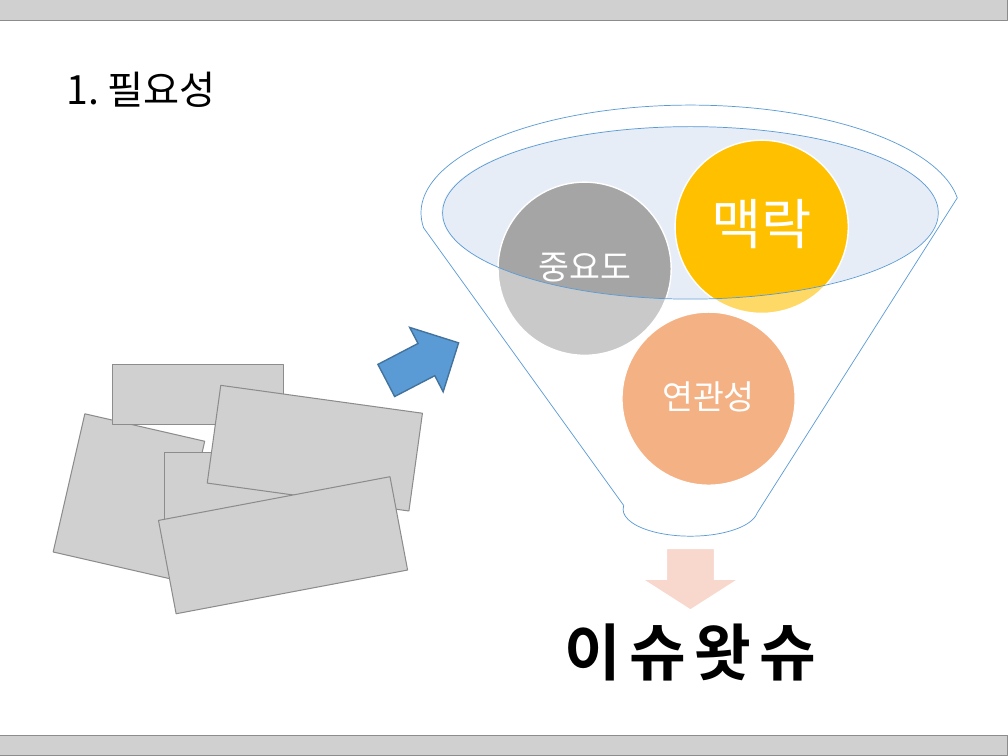
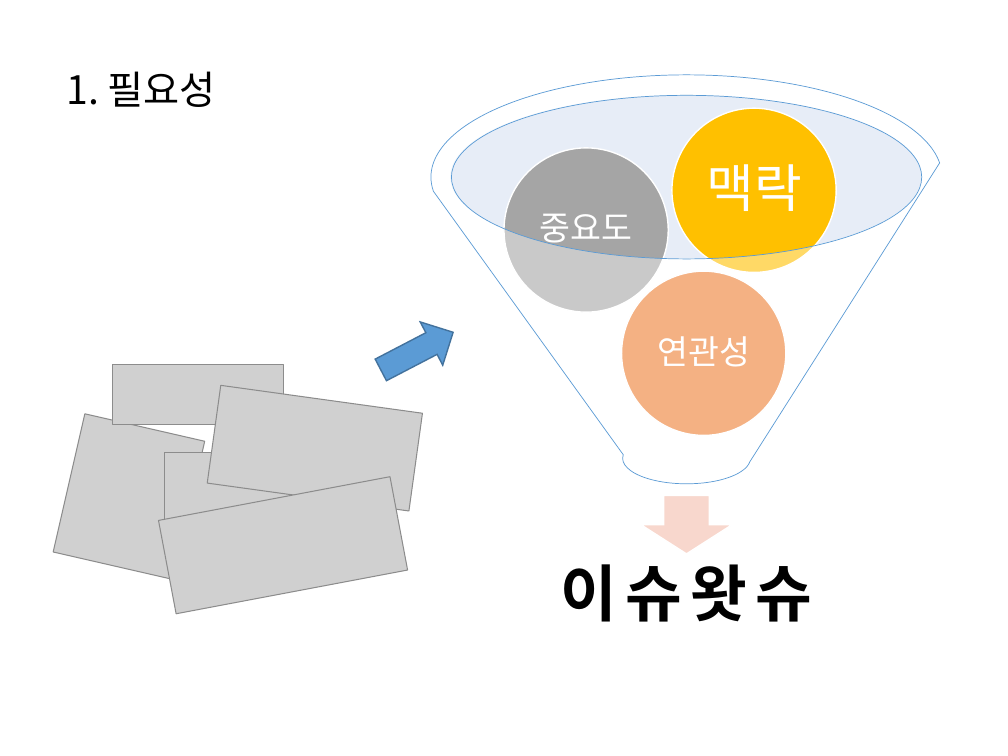
Before and after one commit to HaYongdae/issuewhatshow, a slide deck: slide 3 of doc/최종 PPT.pptx (slide 5 before the commit). Drawn at 1008x756 pixels with LibreOffice and Linux fonts; fonts in the diff are those of the drawing; grey boxes stand for pictures. Boxes give left, top, right and bottom in pixels: in the first picture for what was removed or moved away, otherwise in the second. Text is boxed around its words. In the diff, an @@ line names an element or a change of style, - is before the commit and + after.

```diff
--- a/doc/최종 PPT.pptx
+++ b/doc/최종 PPT.pptx
@@ picture removed at [0,0,1008,21] @@
@@ funnel: place and size @@
-funnel at [421,105,961,536]
+funnel at [431,75,942,484]
@@ ellipse: place and size @@
-ellipse at [442,126,938,298]
+ellipse at [451,95,921,258]
@@ ellipse: place and size @@
-ellipse at [675,140,849,313]
+ellipse at [672,108,837,272]
@@ ellipse: place and size @@
-ellipse at [498,182,671,356]
+ellipse at [504,148,668,312]
@@ text "맥락": place and size @@
-text "맥락" at [711,199,811,249]
+text "맥락" at [707,164,802,211]
@@ text "맥락" at [707,164,802,211]: size 39 to 37 pt @@
@@ text "중요도": place and size @@
-text "중요도" at [538,253,631,289]
+text "중요도" at [540,214,633,250]
@@ ellipse: place and size @@
-ellipse at [622,312,795,486]
+ellipse at [622,271,786,435]
@@ text "연관성": place and size @@
-text "연관성" at [662,381,755,412]
+text "연관성" at [657,336,750,367]
@@ right arrow: place and size @@
-right arrow at [370,311,476,413]
+right arrow at [369,310,464,391]
@@ down arrow: place and size @@
-down arrow at [642,548,738,610]
+down arrow at [641,496,733,554]
@@ text "이슈왓슈": place and size @@
-text "이슈왓슈" at [564,623,816,681]
+text "이슈왓슈" at [561,564,813,622]
@@ picture removed at [0,735,1008,756] @@
```
Also in this commit, not shown: 26 other slides changed.
